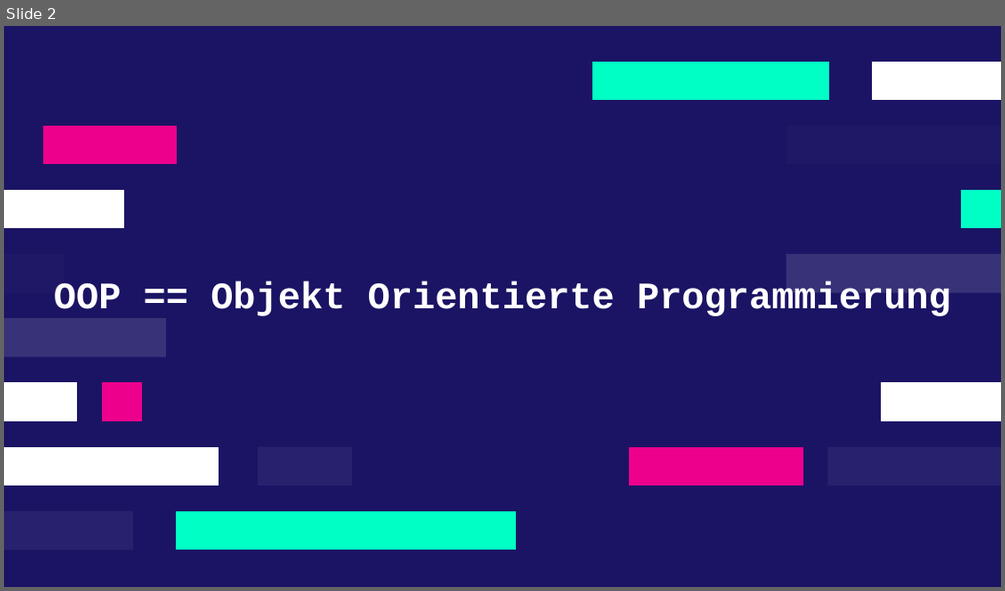
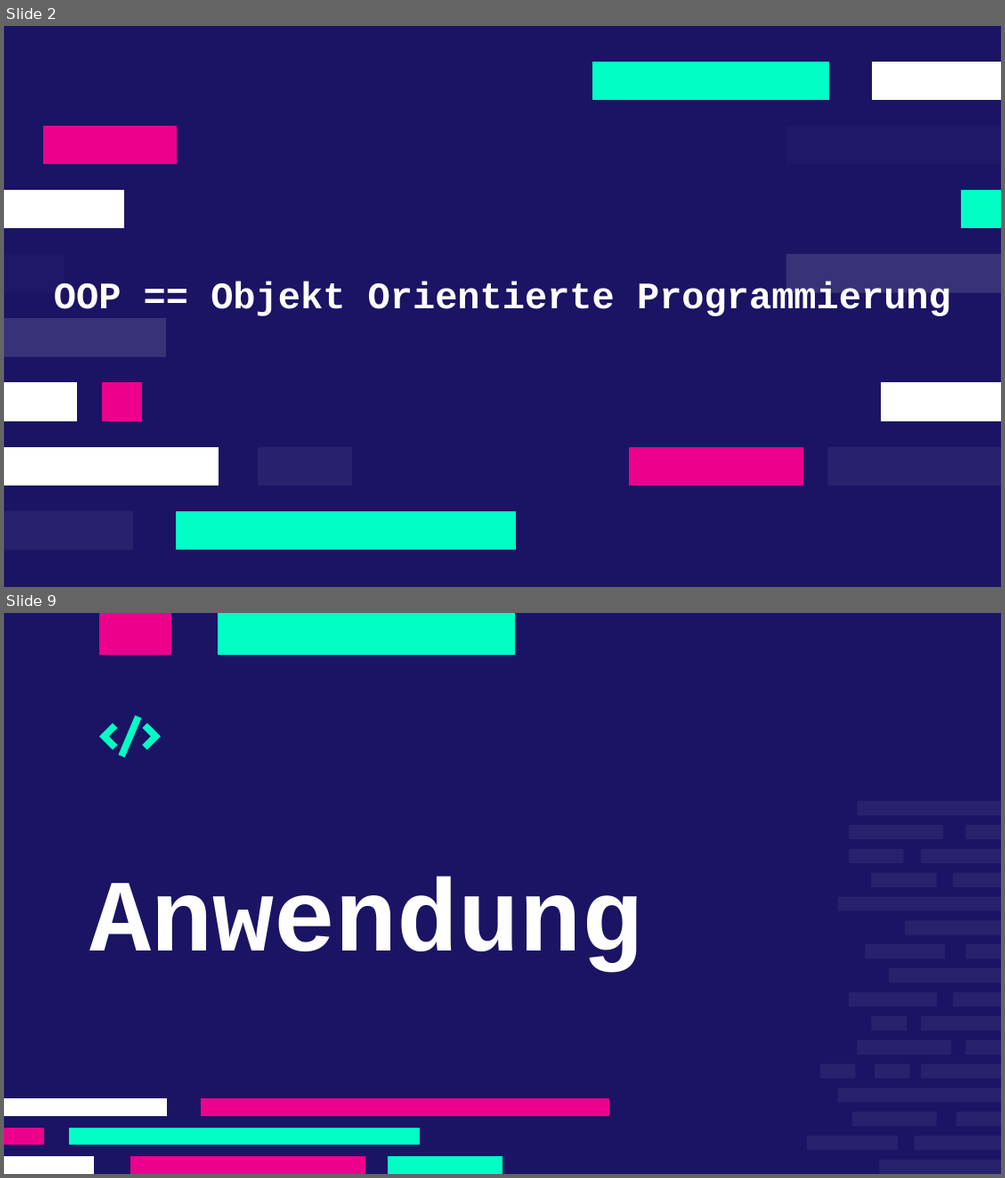
Before and after one commit to F4bianKoch/OPP_Analyse_Einsatzmoeglichkeiten, a slide deck: OOP_Analyse_und_Einstatzmöglichkeiten.odp. Shown one above the other, each under a label of ours: slide 2 before the commit, slides 2 and 9 after it; the slides between them are not shown. The pictures are 1005x591 and 1005x1178 pixels, drawn with LibreOffice and Linux fonts; fonts in the diff are those of the drawing; background and template pictures are left out. Boxes give left, top, right and bottom in pixels: in the first picture for what was removed or moved away, otherwise in the second. Text is boxed around its words. In the diff, an @@ line names an element or a change of style, - is before the commit and + after.

```diff
--- a/OOP_Analyse_und_Einstatzmöglichkeiten.odp
+++ b/OOP_Analyse_und_Einstatzmöglichkeiten.odp
@@ slide 9 added at (x1=4, y1=613, x2=1001, y2=1174), background #1B1464 @@
@@ freeform shape added at (x1=99, y1=613, x2=171, y2=655), fill #EC008C @@
@@ freeform shape added at (x1=218, y1=613, x2=515, y2=655), fill #00FFC5 @@
@@ freeform shape added at (x1=119, y1=715, x2=142, y2=757), fill #00FFC5 @@
@@ freeform shape added at (x1=99, y1=723, x2=117, y2=750), fill #00FFC5 @@
@@ freeform shape added at (x1=142, y1=723, x2=161, y2=750), fill #00FFC5 @@
@@ title added at (x1=89, y1=877, x2=642, y2=973), 98.6 pt, text #FFFFFF, bold @@
+Anwendung
@@ freeform shape added at (x1=4, y1=1098, x2=166, y2=1116), fill #FFFFFF @@
@@ freeform shape added at (x1=201, y1=1098, x2=610, y2=1116), fill #EC008C @@
@@ freeform shape added at (x1=4, y1=1127, x2=44, y2=1144), fill #EC008C @@
@@ freeform shape added at (x1=69, y1=1127, x2=420, y2=1144), fill #00FFC5 @@
@@ freeform shape added at (x1=4, y1=1157, x2=95, y2=1174), fill #FFFFFF @@
@@ freeform shape added at (x1=130, y1=1157, x2=365, y2=1174), fill #EC008C @@
@@ freeform shape added at (x1=388, y1=1157, x2=502, y2=1174), fill #00FFC5 @@
@@ group added at (x1=807, y1=801, x2=1001, y2=1174): 27 freeform shapes @@
```
Also in this commit, not shown: 3 slides changed, 11 other slides added, 2 slides removed, 5 other files.
